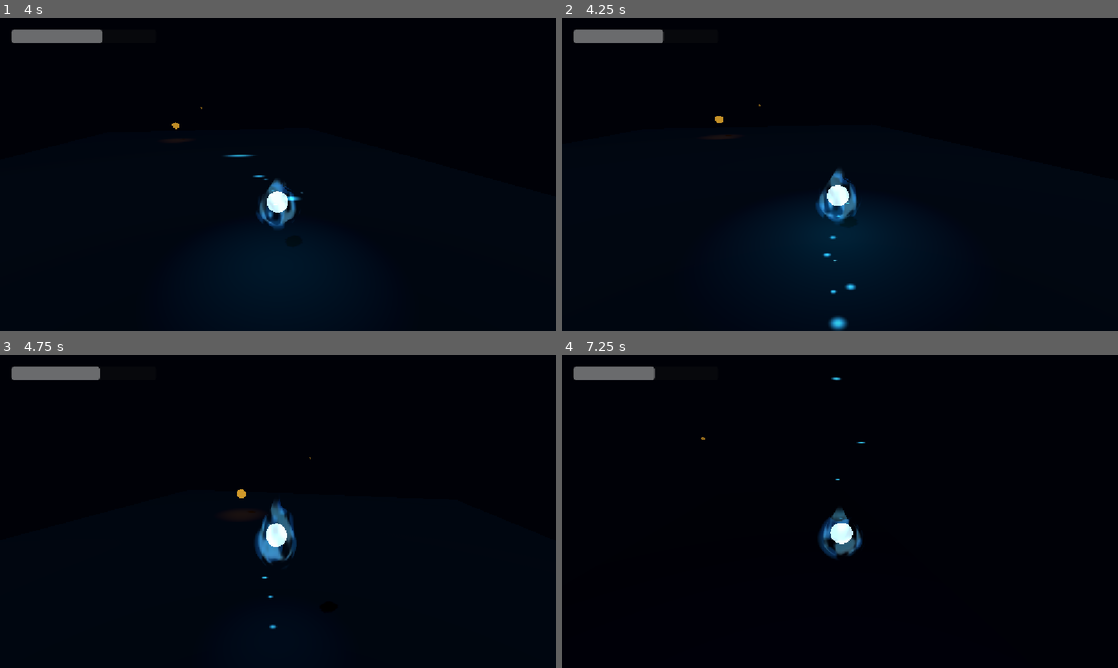
Above: before the commit, frames 1-4 (two rows, left to right).
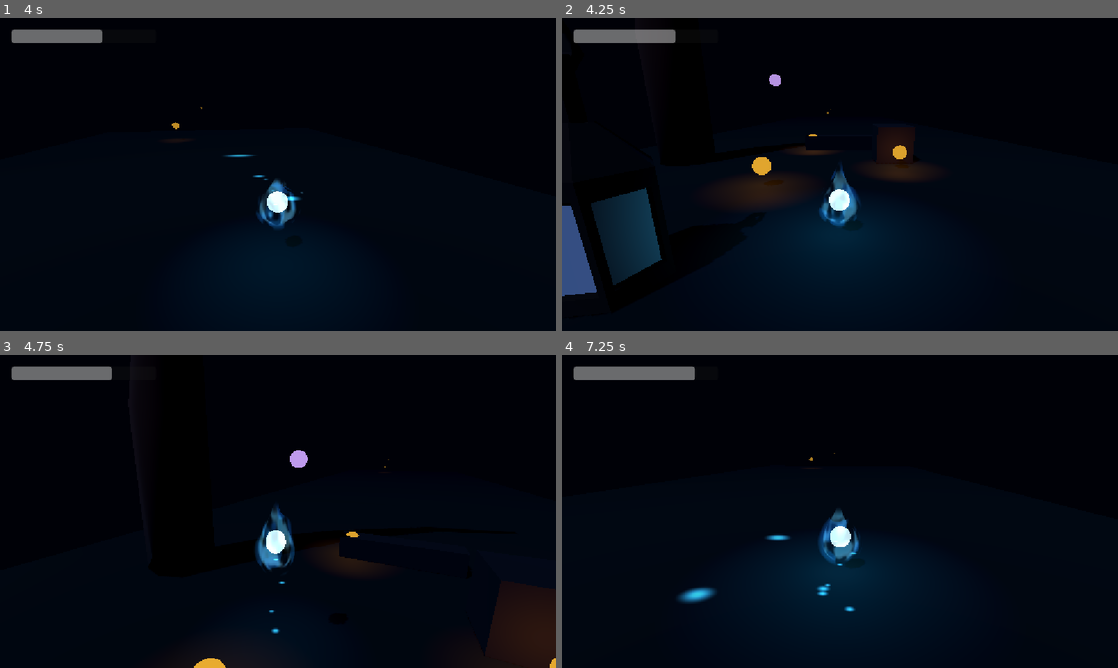
Above: after the commit, the same moments.

Repository: Snow-shino/GMTK2026
Game: Godot game, scene res://main.tscn
The game is run twice, just before and just after one commit, with the same random seed, the same clock (stepped at 60 frames per second) and the same inputs.
Inputs (mouse positions are in pixels of both pictures, inside the frame that each line leads up to):
- Up to frame 1 (4 s): move the mouse to (305, 174) at 0.52 s; hold W (move_forward) from 0.53 s (still down); click (305, 174) at 0.6 s; tap Space (jump) at 0.77, 1.52, 3.02, 3.77 s; move the mouse to (250, 174) at 1.27 s; click (250, 174) at 1.35 s; move the mouse to (289, 168) at 2.02 s; click (289, 168) at 2.1 s; move the mouse to (272, 180) at 2.77 s; click (272, 180) at 2.85 s; move the mouse to (316, 177) at 3.52 s; click (316, 177) at 3.6 s
- Up to frame 2 (4.25 s): keep holding W (move_forward); tap R (restart, bound only after the commit) at 4.15 s
- Up to frame 3 (4.75 s): keep holding W (move_forward); move the mouse to (233, 508) at 4.27 s; click (233, 508) at 4.35 s; tap Space (jump) at 4.52 s
- Up to frame 4 (7.25 s): move the mouse to (845, 511) at 5.02 s; click (845, 511) at 5.1 s; move the mouse to (817, 505) at 5.77 s; release W (move_forward) at 5.78 s; hold D (move_right) 5.78-6.53 s; click (817, 505) at 5.85 s; tap Space (jump) at 6.02, 6.77 s; move the mouse to (867, 511) at 6.52 s; hold W (move_forward) from 6.53 s (still down); click (867, 511) at 6.6 s

Frame 1 is identical in both runs. In frame 2, 6.9% of the frame differs, in the area x 0-66%, y 3-100%; in frame 3, 4.7%; in frame 4, 10%, in the area x 16-69%, y 3-93%.

Commit message:
Add level restart and collectible respawns

Diff:
--- a/gmtk-26/project.godot
+++ b/gmtk-26/project.godot
@@ -52,6 +52,11 @@
 "events": [Object(InputEventMouseButton,"resource_local_to_scene":false,"resource_name":"","device":-1,"window_id":0,"a …(253 unchanged characters)…
 ]
 }
+restart={
+"deadzone": 0.5,
+"events": [Object(InputEventKey,"resource_local_to_scene":false,"resource_name":"","device":-1,"window_id":0,"alt_pressed":false,"shift_pressed":false,"ctrl_pressed":false,"meta_pressed":false,"pressed":false,"keycode":0,"physical_keycode":82,"key_label":0,"unicode":114,"location":0,"echo":false,"script":null)
+]
+}
 
 [physics]
 
--- a/gmtk-26/scripts/dash_collectible.gd
+++ b/gmtk-26/scripts/dash_collectible.gd
@@ -2,28 +2,47 @@
 extends Area3D
 
 signal collected(collector: Node3D, restore_amount: float)
+
 @export_range(0.0, 1000.0, 0.1) var restore_amount: float = 20.0
-var _collected = false
+@export_range(0.1, 60.0, 0.1) var respawn_time: float = 5.0
+
+var _collected := false
+var _respawn_timer: Timer
+
+
 func _ready() -> void:
 	body_entered.connect(_on_body_entered)
+	_respawn_timer = Timer.new()
+	_respawn_timer.one_shot = true
+	_respawn_timer.timeout.connect(_respawn)
+	add_child(_respawn_timer)
+
 
 func _on_body_entered(body: Node3D) -> void:
 	if _collected or not body.is_in_group("player") or not body.has_method("dash"):
 		return
 
 	_collected = true
-	set_deferred("monitoring", false)
-	set_deferred("monitorable", false)
+	_set_available(false)
+	if "has_dash_powerup" in body:
+		body.has_dash_powerup = true
+	body.add_life(restore_amount)
+	collected.emit(body, restore_amount)
+	_respawn_timer.start(respawn_time)
+
+
+func _respawn() -> void:
+	if not is_inside_tree():
+		return
+	_collected = false
+	_set_available(true)
+
+
+func _set_available(available: bool) -> void:
+	set_deferred("monitoring", available)
+	set_deferred("monitorable", available)
 	for child in get_children():
 		if child is CollisionShape3D:
-			child.set_deferred("disabled", true)
+			child.set_deferred("disabled", not available)
 		elif child is VisualInstance3D:
-			child.hide()
-		# Give dash powerup
-
-	if "has_dash_powerup" in body:
-		body.has_dash_powerup = true
-
-	body.add_life(restore_amount)
-	collected.emit(body, restore_amount)
-	queue_free()
+			child.visible = available
--- a/gmtk-26/scripts/life_collectible.gd
+++ b/gmtk-26/scripts/life_collectible.gd
@@ -4,12 +4,18 @@
 signal collected(collector: Node3D, restore_amount: float)
 
 @export_range(0.0, 1000.0, 0.1) var restore_amount: float = 20.0
+@export_range(0.1, 60.0, 0.1) var respawn_time: float = 5.0
 
 var _collected := false
+var _respawn_timer: Timer
 
 
 func _ready() -> void:
 	body_entered.connect(_on_body_entered)
+	_respawn_timer = Timer.new()
+	_respawn_timer.one_shot = true
+	_respawn_timer.timeout.connect(_respawn)
+	add_child(_respawn_timer)
 
 
 func _on_body_entered(body: Node3D) -> void:
@@ -17,14 +23,24 @@
 		return
 
 	_collected = true
-	set_deferred("monitoring", false)
-	set_deferred("monitorable", false)
+	_set_available(false)
+	body.add_life(restore_amount)
+	collected.emit(body, restore_amount)
+	_respawn_timer.start(respawn_time)
+
+
+func _respawn() -> void:
+	if not is_inside_tree():
+		return
+	_collected = false
+	_set_available(true)
+
+
+func _set_available(available: bool) -> void:
+	set_deferred("monitoring", available)
+	set_deferred("monitorable", available)
 	for child in get_children():
 		if child is CollisionShape3D:
-			child.set_deferred("disabled", true)
+			child.set_deferred("disabled", not available)
 		elif child is VisualInstance3D:
-			child.hide()
-
-	body.add_life(restore_amount)
-	collected.emit(body, restore_amount)
-	queue_free()
+			child.visible = available
--- a/gmtk-26/scripts/test_level.gd
+++ b/gmtk-26/scripts/test_level.gd
@@ -9,5 +9,10 @@
 	player.life_depleted.connect(_on_player_life_depleted)
 
 
+func _unhandled_input(event: InputEvent) -> void:
+	if event.is_action_pressed("restart"):
+		get_tree().call_deferred("reload_current_scene")
+
+
 func _on_player_life_depleted() -> void:
 	print("Life Left reached zero.")
